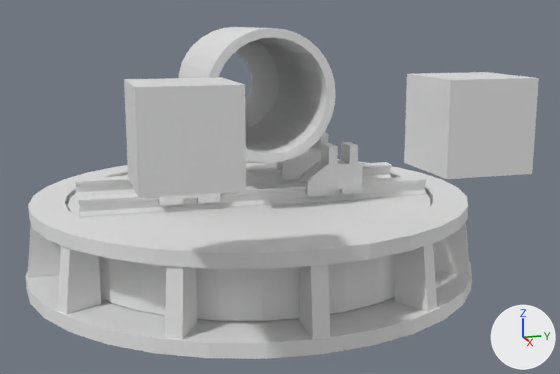
A saved change to the Blender file canon.blend.
The view is the same before and after, from a camera (50 mm lens) standing at (21.91, -5.48, 3.3) and looking at (1.13, 0.58, -1.27). The axes (+X, +Y, +Z) are drawn at lower right. The lights are the same throughout.
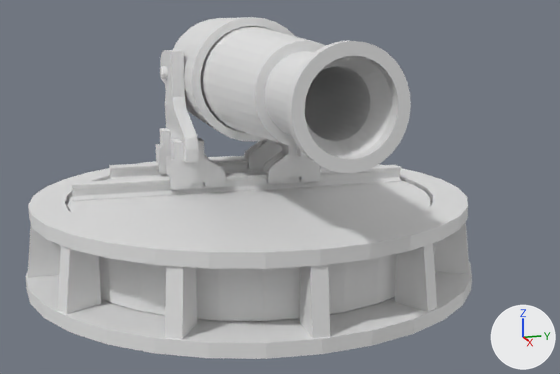
Where the change shows, as pixel boxes [x1, y1, x2, y2] in the pictures (560 x 374 px):
'Cube.018', reshaped, moved, rescaled, modifiers changed (91% narrower, 10% shorter)
    before: [124, 72, 539, 198]
    after: [161, 50, 199, 163]
'Cylinder.025', added
    after: [200, 27, 411, 173]
'Cylinder.024', moved
    before: [179, 27, 336, 163]
    after: [173, 17, 295, 142]
'Cube.013', moved, rescaled (14% shorter)
    before: [78, 176, 427, 218]
    after: [72, 165, 401, 201]
'Cube.016', moved
    before: [300, 142, 363, 196]
    after: [263, 144, 320, 183]
'Cube.008', moved, rescaled
    before: [75, 162, 392, 197]
    after: [109, 158, 324, 180]
'Cube.017', moved
    before: [159, 193, 221, 205]
    after: [166, 138, 226, 189]
'Cube.015', moved
    before: [276, 132, 328, 179]
    after: [244, 139, 282, 169]
'Cylinder.026', added
    after: [160, 66, 168, 80]
'Cube.020', added
    after: [274, 141, 307, 157]
part 1 of me_cube_018, deleted
    before: [124, 72, 539, 198]
part 2 of me_cube_018, added
    after: [161, 50, 199, 163]

What the commit changed:
me_cube_018 is used by ob_cube_018; location (7.0, 0.0, 1.19).
Verts and faces of me_cube_018; kept vertices keep their numbers, new ones are numbered from 8.
Before the commit, vertices of me_cube_018: 0 (-1.0, 2.09, -1.0) at pixel (404, 162), 1 (-1.0, 2.09, 1.0) at pixel (407, 73), 2 (-1.0, 4.09, -1.0), 3 (-1.0, 4.09, 1.0) at pixel (487, 72), 4 (1.0, 2.09, -1.0) at pixel (446, 179).
Before the commit, vertices of me_cube_018: 5 (1.0, 2.09, 1.0) at pixel (450, 79), 6 (1.0, 4.09, -1.0) at pixel (532, 173), 7 (1.0, 4.09, 1.0) at pixel (538, 77).
me_cube_018 had 8 vertices, 6 faces and spanned x -1.0..1.0, y 2.09..4.09, z -1.0..1.0.
me_cube_018 now has 50 vertices, 43 faces and spans x -1.0..1.0, y -12.71..-9.62, z -1.0..4.11.
Part 1, on me_cube_018:
Vertices deleted: 0 to 7 (with the faces that use them).
Part 2, on me_cube_018:
32 vertices are added at x -1.0..1.0, y -12.71..-9.65, z -1.0..4.11.
18 new vertices lie (0.0, 2.0, 0.0) away from vertices in x -1.0..1.0, y -12.71..-11.62, z -1.0..4.11.
43 new faces join them.
Mesh me_cylinder_024 is new.
It has 480 vertices, 450 faces and spans x -1.49..1.49, y -1.49..1.49, z -1.25..10.44.
Mesh me_cube_021 is new.
It has 50 vertices, 43 faces and spans x -1.0..1.0, y 9.6..12.7, z -1.0..4.11.
Mesh me_cylinder_025 is new.
It has 128 vertices, 98 faces and spans x -1.0..1.0, y -1.0..1.0, z -1.0..1.12.
Object 'Cube.018' (ob_cube_018) loses its MIRROR modifier named 'Mirror'.
Modifier setting removed (it was use_axis = (False, True, False)).
Object 'Cube.018' (ob_cube_018) moves from (7.0, 0.0, 1.19) to (-2.0, 0.2, -0.02).
Object 'Cube.018' (ob_cube_018) is rescaled from (1.0, 1.0, 1.0) to (2.05, 0.182, 0.61).
Object 'Cylinder.024' (ob_cylinder_024) moves from (0.2, 0.0, 1.42) to (-1.8, 0.0, 1.7).
Object 'Cube.017' (ob_cube_017) moves from (1.25, -2.0, -0.92) to (-0.75, -1.42, -0.92).
Object 'Cube.016' (ob_cube_016) moves from (1.25, 2.0, -0.92) to (-0.75, 1.42, -0.92).
Object 'Cube.015' (ob_cube_015) moves from (-1.25, 2.0, -0.92) to (-3.25, 1.42, -0.92).
Object 'Cube.013' (ob_cube_013) moves from (1.25, 0.0, -1.46) to (-0.75, 0.0, -1.46).
Object 'Cube.013' (ob_cube_013) is rescaled from (0.15, 4.99, 0.1) to (0.15, 5.1, 0.1).
Object 'Cube.008' (ob_cube_008) moves from (-1.25, 0.0, -1.46) to (-3.25, 0.0, -1.46).
Object 'Cube.008' (ob_cube_008) is rescaled from (0.15, 4.99, 0.1) to (0.15, 3.85, 0.1).
Object 'Cylinder.025' (ob_cylinder_025) is new; it shows me_cylinder_024.
Its location is (-5.0, 0.0, 1.7).
Its rotation in degrees is (0, 90, 0).
Its scale is (1.0, 0.965, 1.25).
Object 'Cube.020' (ob_cube_020) is new; it shows me_cube_021.
Its location is (-2.0, -0.2, -0.02).
Its scale is (2.05, 0.182, 0.61).
Object 'Cylinder.026' (ob_cylinder_026) is new; it shows me_cylinder_025.
Its location is (-2.0, -2.0, 1.8).
Its rotation in degrees is (90, 0, 0).
Its scale is (0.2, 0.2, 0.25).
